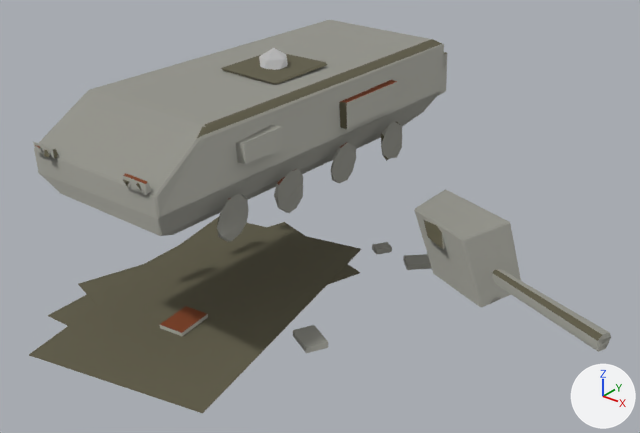
The FBX model entregas/teo-modelado/restos-k8-7nov/SM_RestosDragon_v1_LOD1.fbx, before and after one commit.
Rendered twice from a camera (50 mm lens) standing at (10.8, -11.72, 8.85) and looking at (1.78, -0.44, 1.86). The lights are fixed; the arrows at lower right show +X, +Y and +Z. The first picture is the older version. Where no turn or scale is listed for an object, it has been applied to the vertices.

The older version as bpy lines, for what is in view:
```python
me_sm_bloques_restos_dragon_v1_lod1_001 = bpy.data.meshes.new('SM_bloques.restos_dragon_v1_LOD1.001')
me_sm_bloques_restos_dragon_v1_lod1_001.from_pydata(...)  # 480 vertices, 496 faces; spans x -3.76..6.98, y -4.9..4.29, z 0.0..4.27
me_sm_bloques_restos_dragon_v1_lod1_001.materials.append(mat_mat_paleta32)  # picture img_t_paleta32_png
ob_sm_bloques_restos_dragon_v1_lod1 = bpy.data.objects.new('SM_bloques.restos_dragon_v1_LOD1', me_sm_bloques_restos_dragon_v1_lod1_001)
ob_sm_bloques_restos_dragon_v1_lod1.location = (0.0, 0.0, 0.0)
```
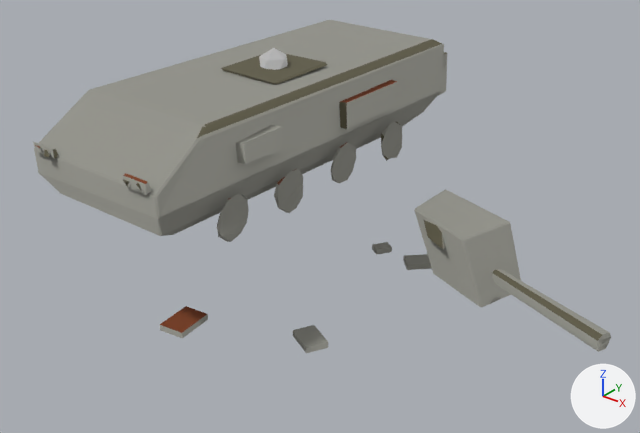
Where the change shows, as pixel boxes [x1, y1, x2, y2] in the pictures (640 x 433 px):
'SM_bloques.restos_dragon_v1_LOD1', reshaped (15% shorter)
    before: [29, 20, 611, 413]
    after: [33, 20, 611, 353]
part 1 of me_sm_bloques_restos_dragon_v1_lod1_001, deleted
    before: [78, 222, 360, 305]
part 2 of me_sm_bloques_restos_dragon_v1_lod1_001, deleted
    before: [48, 245, 179, 326]
part 3 of me_sm_bloques_restos_dragon_v1_lod1_001, deleted (brown)
    before: [29, 217, 361, 413]

Edits to the bpy script that builds the scene:
```text
Change me_sm_bloques_restos_dragon_v1_lod1_001:
    used by ob_sm_bloques_restos_dragon_v1_lod1; location = (0.0, 0.0, 0.0)
    remove me_sm_bloques_restos_dragon_v1_lod1_001.from_pydata(...)  # 480 vertices, 496 faces; spans x -3.76..6.98, y -4.9..4.29, z 0.0..4.27
    add me_sm_bloques_restos_dragon_v1_lod1_001.from_pydata(...)  # 456 vertices, 478 faces; spans x -3.76..6.98, y -4.07..4.29, z 0.0..4.27
    me_sm_bloques_restos_dragon_v1_lod1_001 part 1: the loose piece of 8 vertices spanning x -2.4..1.66, y -3.64..1.79, z 0.01..0.03 is deleted
    me_sm_bloques_restos_dragon_v1_lod1_001 part 2: the loose piece of 8 vertices spanning x -2.15..1.08, y -3.91..1.38, z 0.0..0.02 is deleted
    me_sm_bloques_restos_dragon_v1_lod1_001 part 3: the loose piece of 8 vertices spanning x -2.37..2.39, y -4.9..1.81, z 0.02..0.04 is deleted
```
